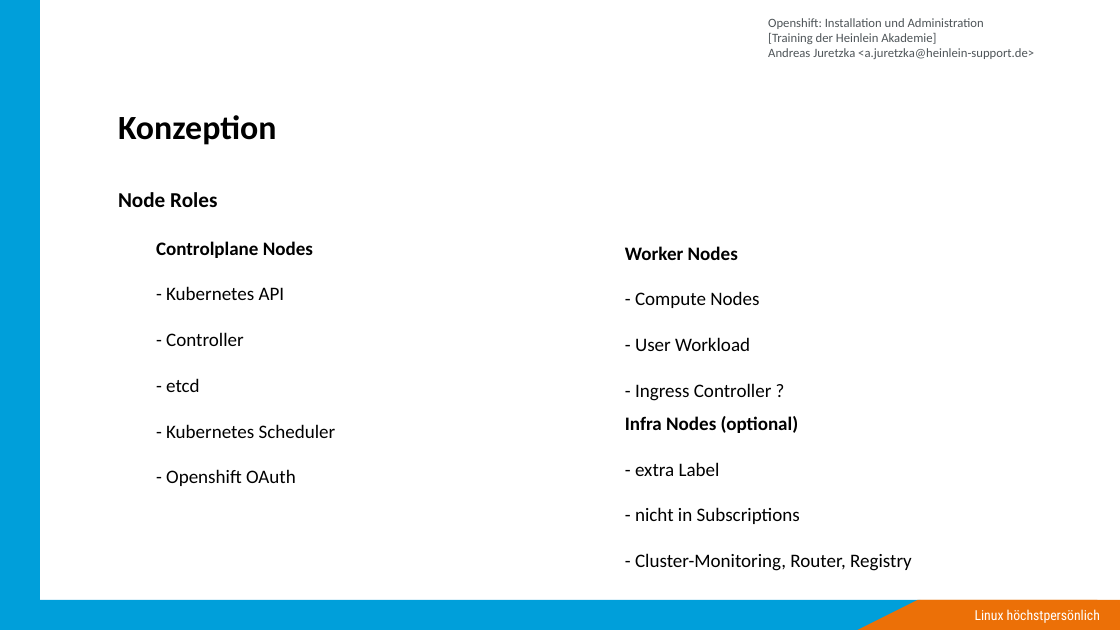
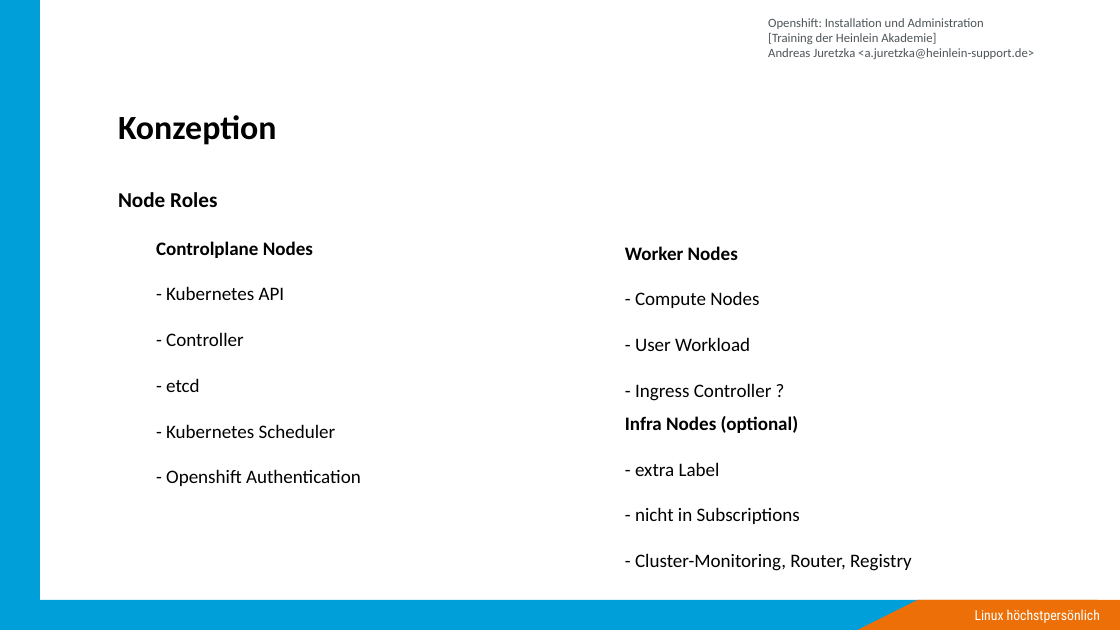
Before and after one commit to ajayten/openshift-kurs-folien, a slide deck: slide 13 of kurs-folien.odp (slide 11 before the commit). Drawn at 1120x630 pixels with LibreOffice and Linux fonts; fonts in the diff are those of the drawing; background and template pictures are left out. Boxes give left, top, right and bottom in pixels: in the first picture for what was removed or moved away, otherwise in the second. Text is boxed around its words. In the diff, an @@ line names an element or a change of style, - is before the commit and + after.

```diff
--- a/kurs-folien.odp
+++ b/kurs-folien.odp
@@ text at <box>166,469,361,486</box>: text changed @@
-- Openshift OAuth
+- Openshift Authentication
```
Also in this commit, not shown: 9 other slides changed, 49 slides added, 6 slides removed, 1 other file.
